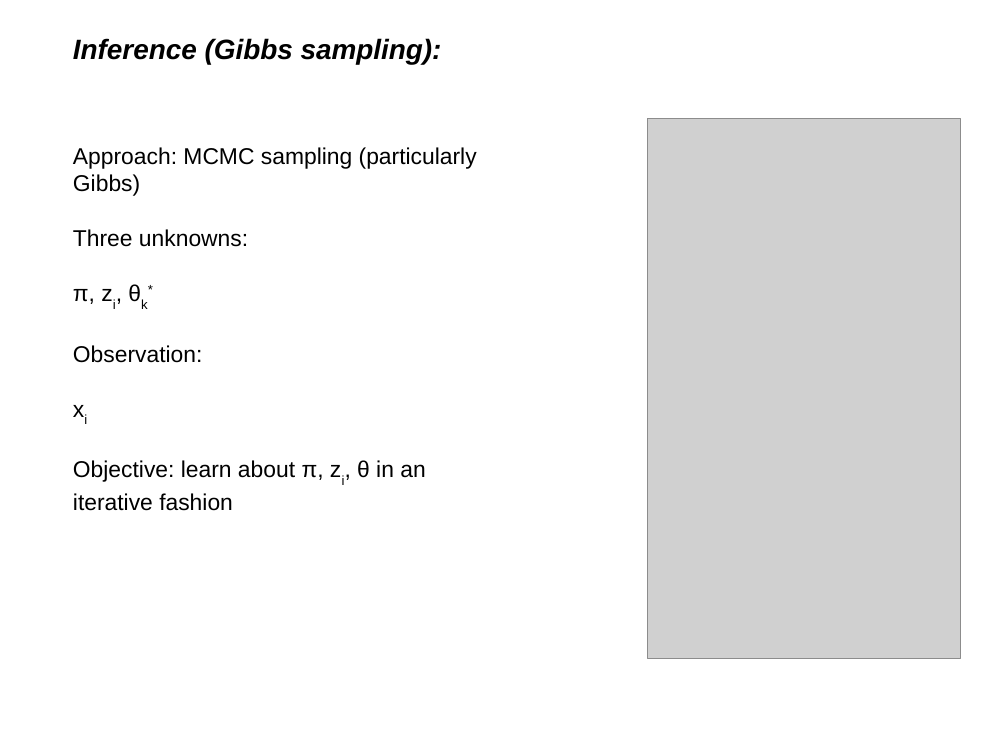
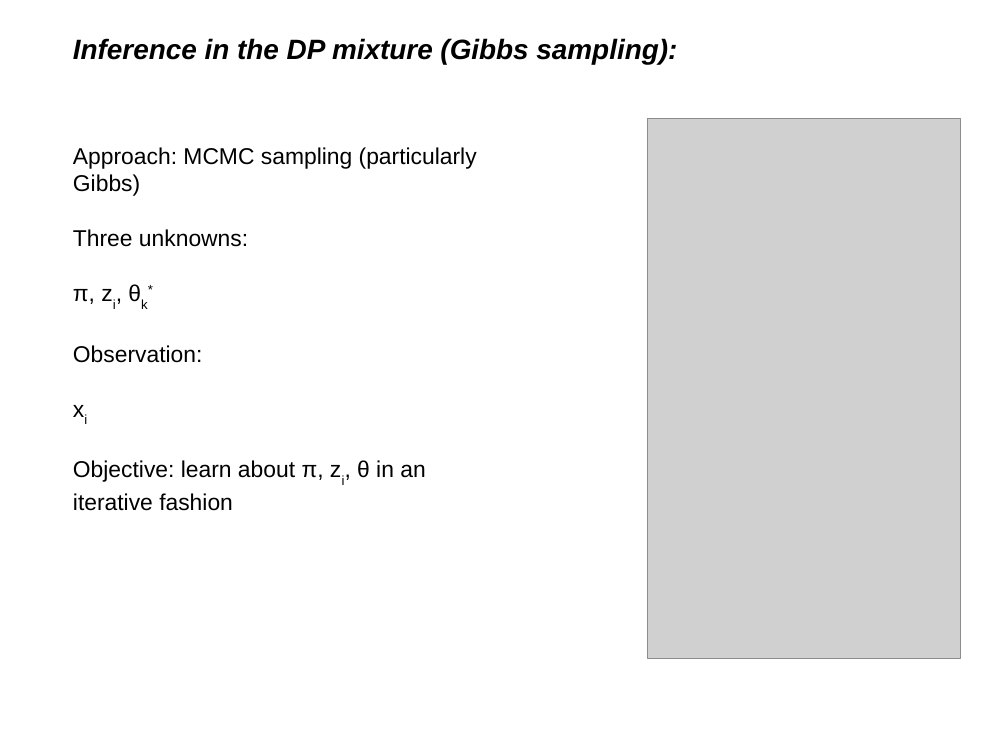
Before and after one commit to afcarl/Dirichlet_Processes, a slide deck: slide 14 of version_2.odp (slide 13 before the commit). Drawn at 1008x756 pixels with LibreOffice and Linux fonts; fonts in the diff are those of the drawing; grey boxes stand for pictures. Boxes give left, top, right and bottom in pixels: in the first picture for what was removed or moved away, otherwise in the second. Text is boxed around its words. In the diff, an @@ line names an element or a change of style, - is before the commit and + after.

```diff
--- a/version_2.odp
+++ b/version_2.odp
@@ text at bbox=[73, 38, 677, 65]: text changed @@
-Inference (Gibbs sampling):
+Inference in the DP mixture (Gibbs sampling):
```
Also in this commit, not shown: 1 other slide changed, 1 slide added.
